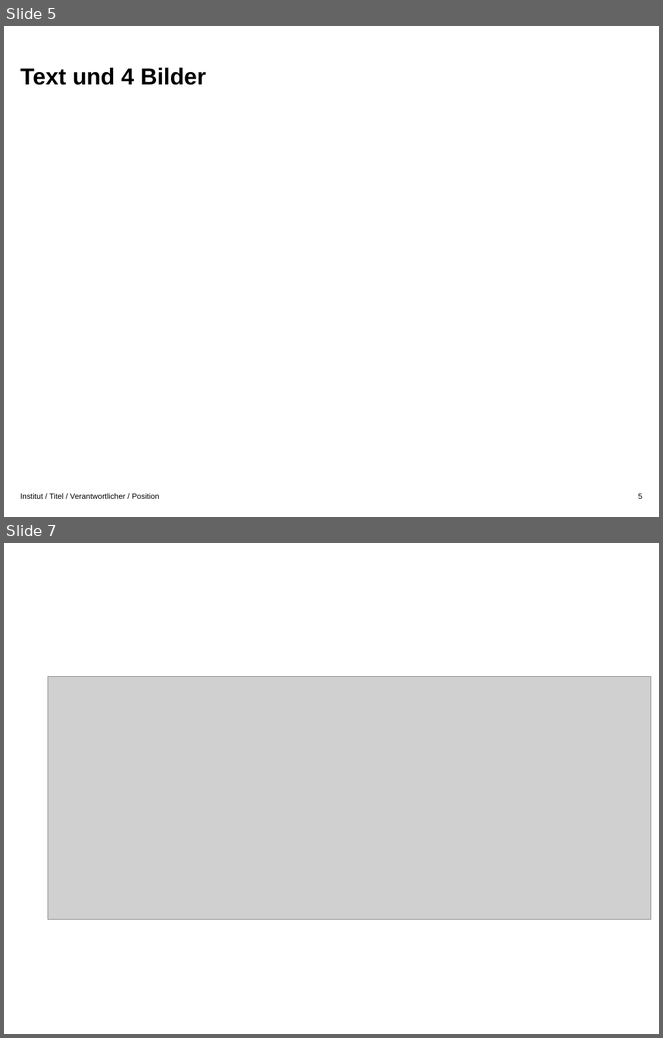
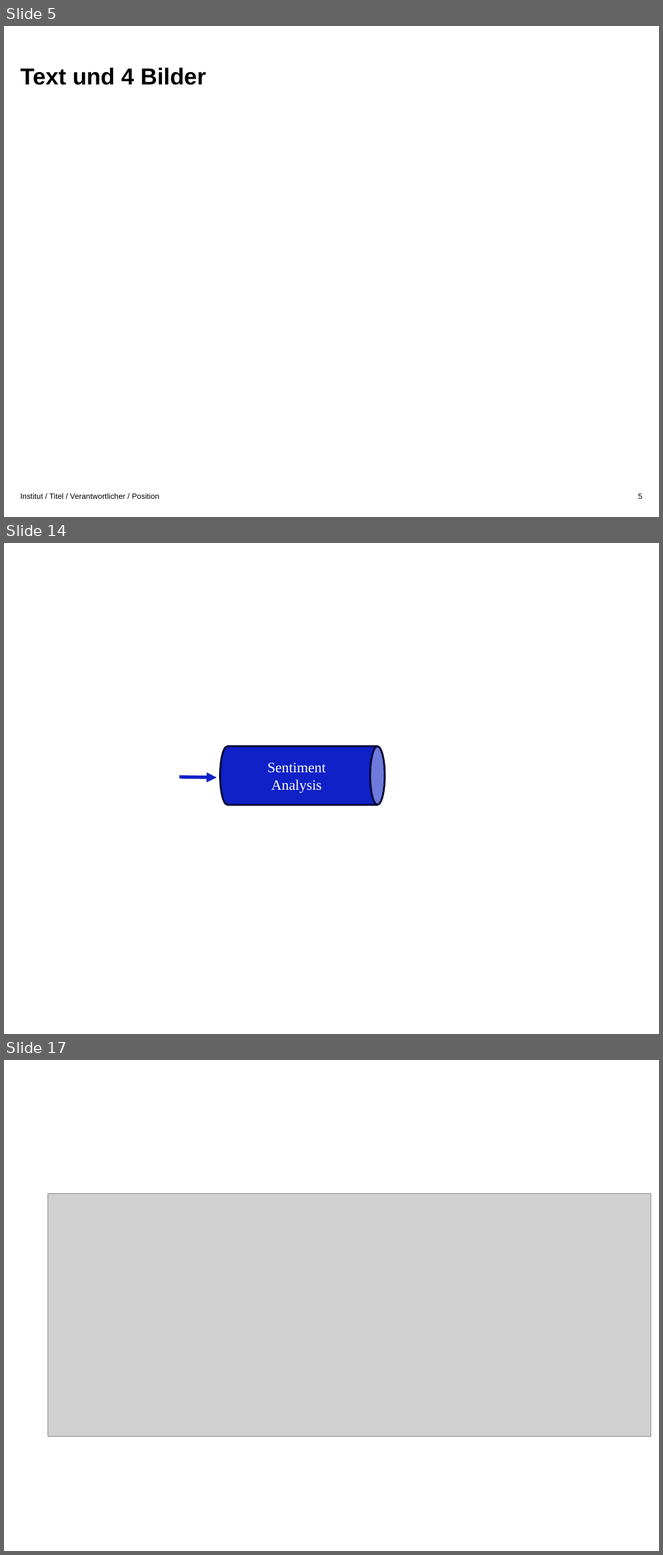
Before and after one commit to gsindlinger/IDSTA-Text-Miners, a slide deck: graphics.pptx. Shown one above the other, each under a label of ours: slides 5 and 7 before the commit, slides 5, 14 and 17 after it; the slides between them are not shown. The pictures are 663x1038 and 663x1555 pixels, drawn with LibreOffice and Linux fonts; fonts in the diff are those of the drawing; grey boxes stand for pictures; background and template pictures are left out. Boxes give left, top, right and bottom in pixels: in the first picture for what was removed or moved away, otherwise in the second. Text is boxed around its words. In the diff, an @@ line names an element or a change of style, - is before the commit and + after.

```diff
--- a/graphics.pptx
+++ b/graphics.pptx
@@ slide 14 added at [4,543,659,1034], background #FFFFFF @@
@@ cylinder added at [220,746,384,805], fill #0F21C7, outline #040936 2 pt @@
@@ text added at [272,746,318,759], 12 pt, text #FFFFFF @@
+German S
@@ text added at [267,763,326,793], 15 pt, text #FFFFFF @@
+Sentiment Analysis
@@ arrow added from (180, 778) to (217, 778), #0F21C7 3.5 pt @@
@@ what was slide 7 is now slide 17 @@
```
Also in this commit, not shown: 2 slides changed, 9 other slides added.
